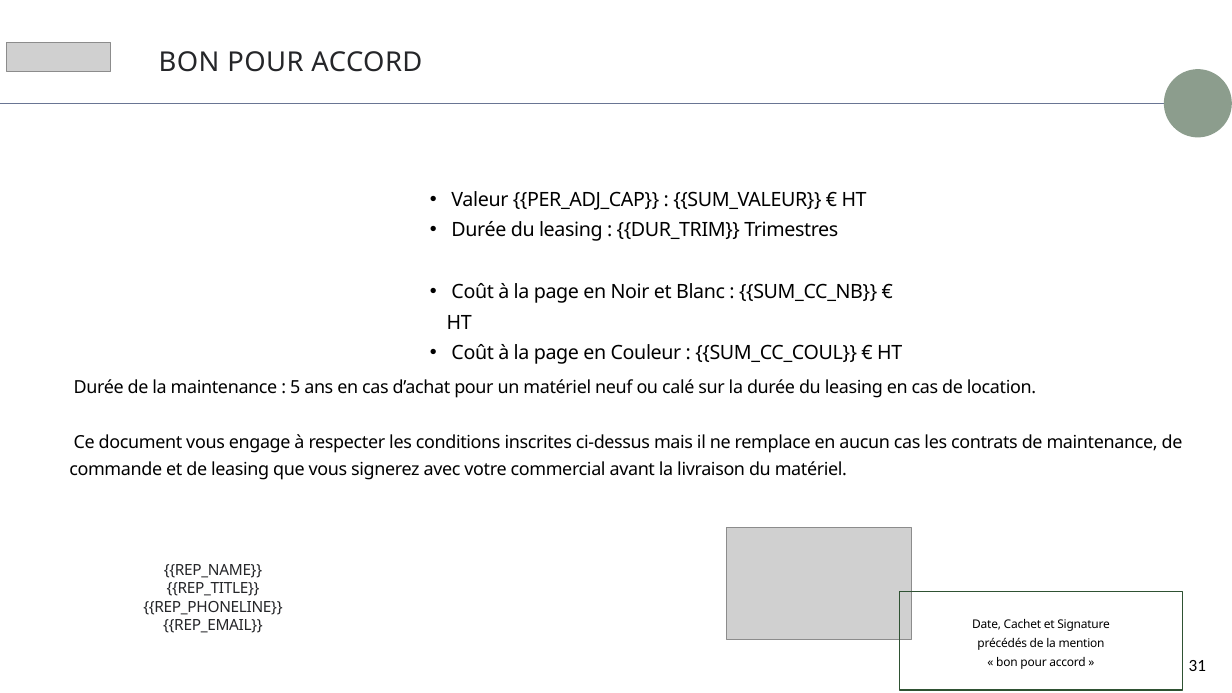
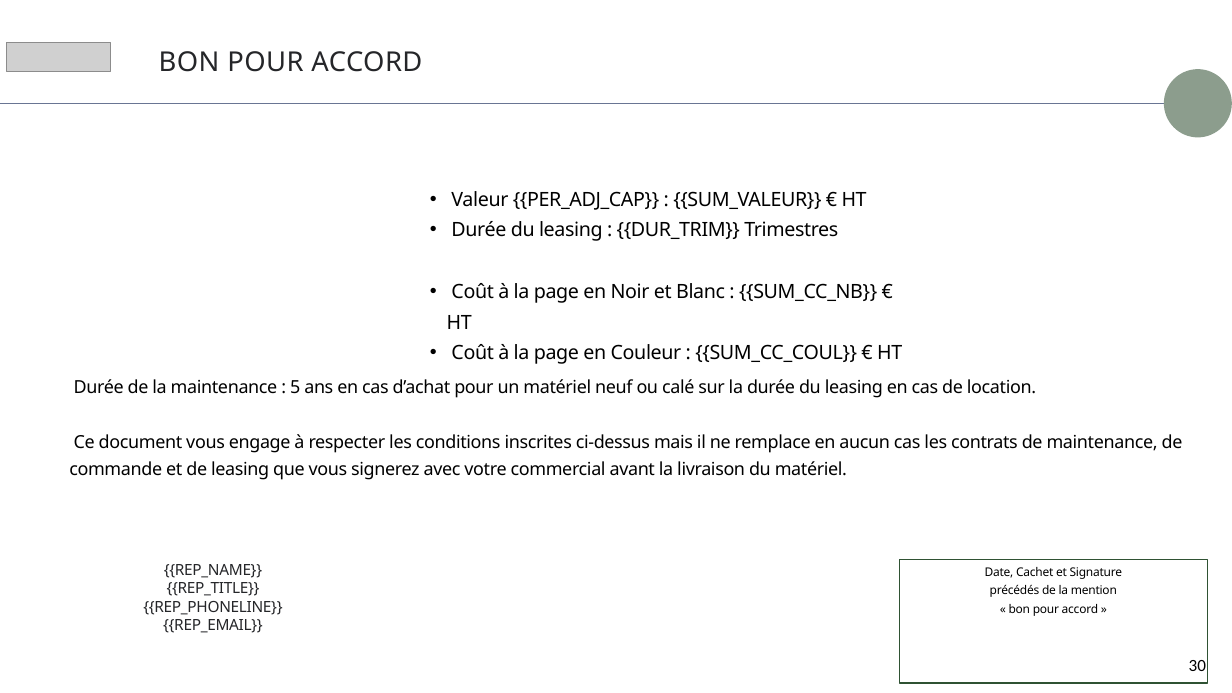
Before and after one commit to Mikael2655/Levad, a slide deck: slide 30 of proposition-commerciale/assets/template.pptx (slide 31 before the commit). Drawn at 1232x693 pixels with LibreOffice and Linux fonts; fonts in the diff are those of the drawing; grey boxes stand for pictures; background and template pictures are left out. Boxes give left, top, right and bottom in pixels: in the first picture for what was removed or moved away, otherwise in the second. Text is boxed around its words. In the diff, an @@ line names an element or a change of style, - is before the commit and + after.

```diff
--- a/proposition-commerciale/assets/template.pptx
+++ b/proposition-commerciale/assets/template.pptx
@@ picture removed at (726, 527, 911, 639) @@
@@ rectangle "Date, Cachet et Signature": place and size @@
-rectangle "Date, Cachet et Signature" at (899, 591, 1183, 690)
+rectangle "Date, Cachet et Signature" at (899, 560, 1207, 683)
@@ rectangle "Date, Cachet et Signature" at (899, 560, 1207, 683): vertical alignment middle to top @@
@@ page number at (1189, 660, 1206, 671): text changed @@
-31
+30
```
Also in this commit, not shown: 4 other slides changed, 1 slide removed, 7 other files.
